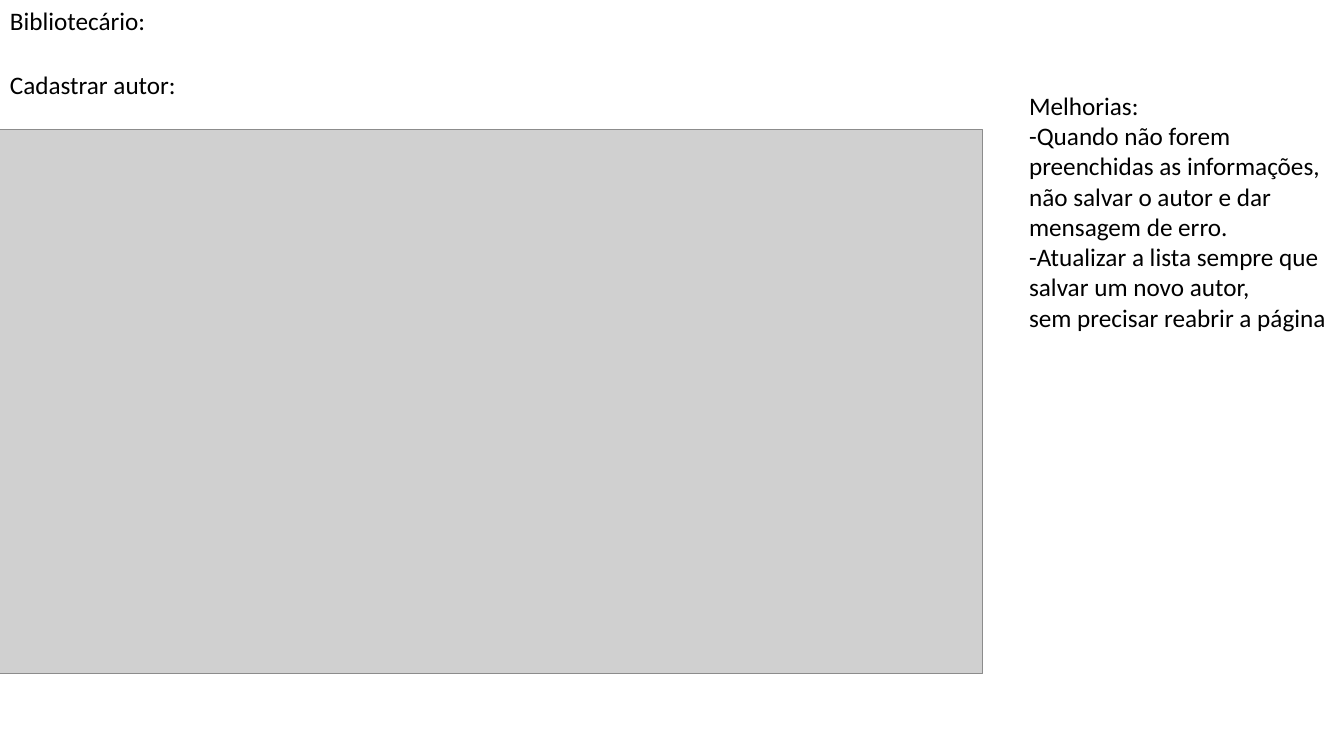
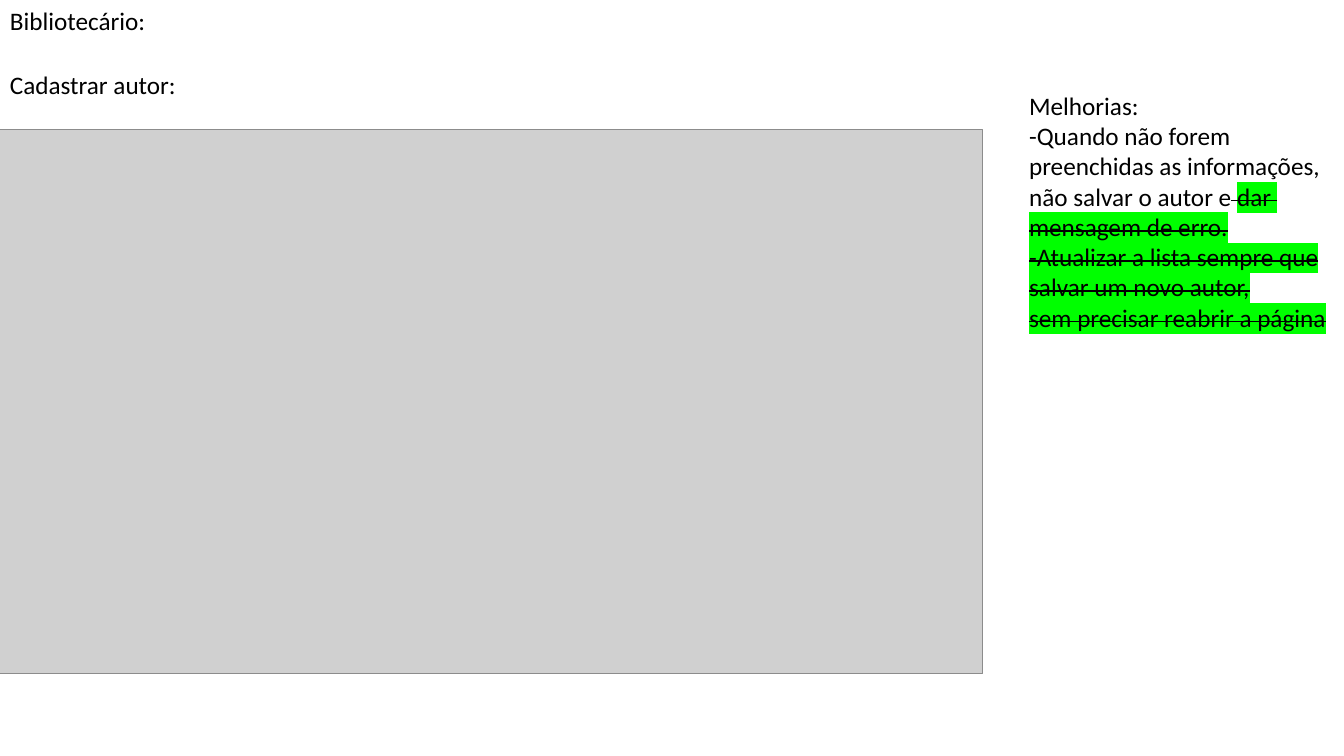
Before and after one commit to glattanz/Prog-III, a slide deck: slide 1 of telas.pptx. Drawn at 1344x756 pixels with LibreOffice and Linux fonts; fonts in the diff are those of the drawing; grey boxes stand for pictures. Boxes give left, top, right and bottom in pixels: in the first picture for what was removed or moved away, otherwise in the second. Text is boxed around its words. In the diff, an @@ line names an element or a change of style, - is before the commit and + after.

```diff
--- a/telas.pptx
+++ b/telas.pptx
@@ text at (x1=1029, y1=188, x2=1325, y2=332): highlight none to #00FF00, strikethrough on in "dar", "mensagem de erro.", "-Atualizar a lista sempre que", "salvar um novo autor," and 1 more places @@
```
Also in this commit, not shown: 2 other slides changed, 15 other files.
